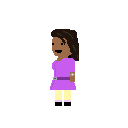
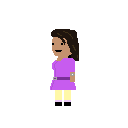
Revision of a layered 128px x 128px image; what changed, layer by layer:
painted on "Layer 1" over [52, 37, 75, 82]
